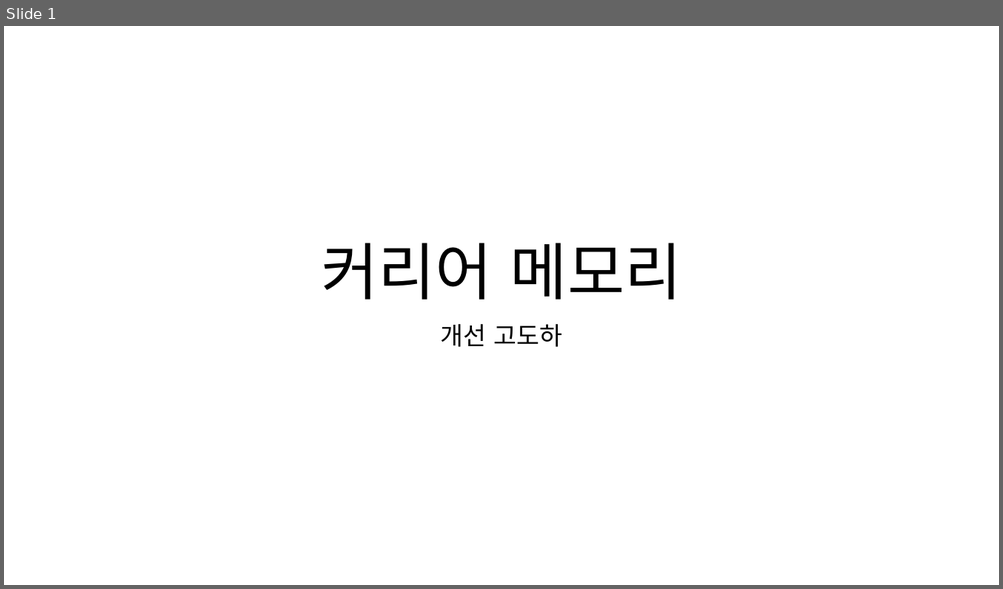
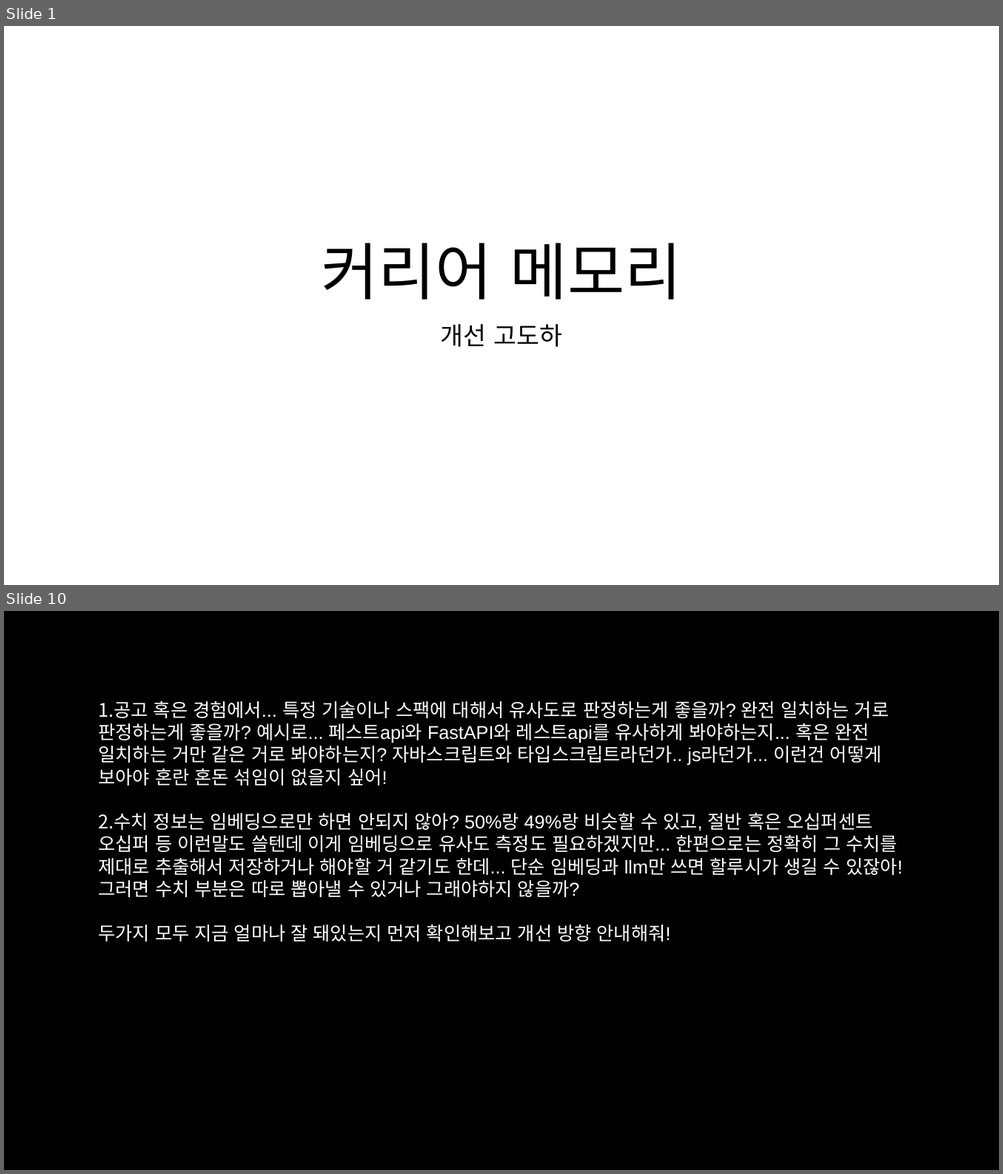
Before and after one commit to hamhj7694/CareerMemory_langchain_rag, a slide deck: 포트폴리오 및 기타 raw 자료/커리어 메모리 개선 및 고도화.pptx. Shown one above the other, each under a label of ours: slide 1 before the commit, slides 1 and 10 after it; the slides between them are not shown. The pictures are 1003x589 and 1003x1174 pixels, drawn with LibreOffice and Linux fonts; fonts in the diff are those of the drawing. Boxes give left, top, right and bottom in pixels: in the first picture for what was removed or moved away, otherwise in the second. Text is boxed around its words. In the diff, an @@ line names an element or a change of style, - is before the commit and + after.

Commit message:
feat: 기술·수치 정규화와 원문 근거 기반 매칭 강화
- 기술 별칭, 관련 기술, 미등록 기술을 구분해 원문과 함께 보존
- 정량 지표를 원문에서 추출하고 결정론적으로 검증
- 임베딩은 후보 검색에만 사용하고 명시적 조건으로 최종 판정
- 경험·공고 스키마와 DB에 구조화 필드 추가
- 안전한 백필 도구와 정답 세트 평가 지표 추가
- 회귀 테스트 및 성능 벤치마크 갱신

```diff
--- a/포트폴리오 및 기타 raw 자료/커리어 메모리 개선 및 고도화.pptx
+++ b/포트폴리오 및 기타 raw 자료/커리어 메모리 개선 및 고도화.pptx
@@ slide 10 added at box(4, 611, 999, 1170), background #FFFFFF @@
@@ rectangle added at box(4, 611, 999, 1170), fill #000000 @@
@@ text added at box(98, 701, 902, 942), 18 pt, text #FFFFFF @@
+1. 공고 혹은 경험에서... 특정 기술이나 스팩에 대해서 유사도로 판정하는게 좋을까? 완전 일치하는 거로 판정하는게 좋을까? 예시로... 페스트api와 FastAPI와 레스트api를 유사하게 봐야하는지... 혹은 완전 일치하는 거만 같은 거로 봐야하는지? 자바스크립트와 타입스크립트라던가.. js라던가... 이런건 어떻게 보아야 혼란 혼돈 섞임이 없을지 싶어!
+2. 수치 정보는 임베딩으로만 하면 안되지 않아? 50%랑 49%랑 비슷할 수 있고, 절반 혹은 오십퍼센트 오십퍼 등 이런말도 쓸텐데 이게 임베딩으로 유사도 측정도 필요하겠지만... 한편으로는 정확히 그 수치를 제대로 추출해서 저장하거나 해야할 거 같기도 한데... 단순 임베딩과 llm만 쓰면 할루시가 생길 수 있잖아! 그러면 수치 부분은 따로 뽑아낼 수 있거나 그래야하지 않을까?
+두가지 모두 지금 얼마나 잘 돼있는지 먼저 확인해보고 개선 방향 안내해줘!
```
Also in this commit, not shown: 1 slide changed, 16 other slides added, 56 other files.
